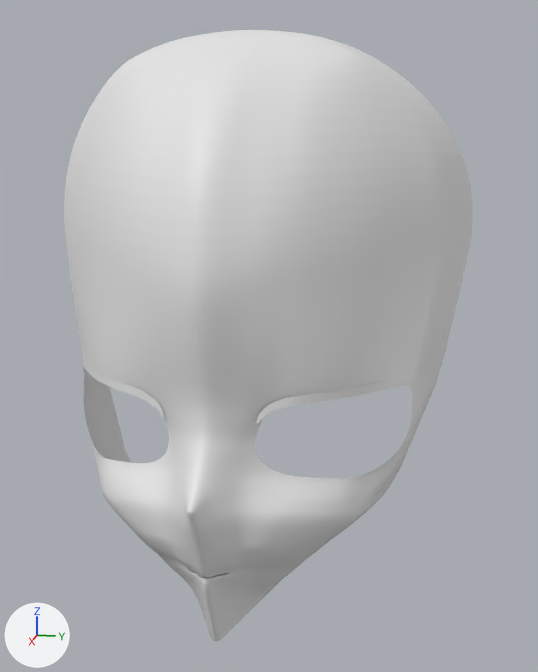
Before and after pictures for a commit that changed the Blender file 3D_Daiko.blend.
Before and after are seen from a camera (50 mm lens) standing at (0.375, 0.104, 0.274) and looking at (-0.037, 0.021, 0.171). Lighting does not change. The marker at lower left points along +X, +Y and +Z.

Names of what the first picture shows: 'Eye', 'Plane'.
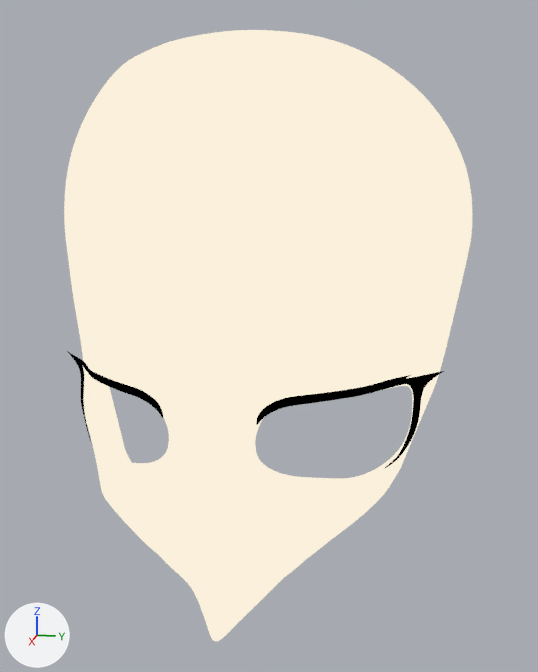
Commit message: materials applied to face

Boxes (x1, y1, x2, y2) around the edits, measured in the pictures (538 x 672 px; the box of a moved part takes in the faces that stretch with it):
'Plane', recoloured (grey to white): (64, 30, 472, 642) in both
'Eye', reshaped: before (86, 364, 391, 424); after (67, 351, 443, 468)
part 1 of me_plane_001, moved or reshaped: before (86, 364, 391, 396); after (67, 351, 443, 468)
part 2 of me_plane_001, moved or reshaped: before (140, 390, 283, 424); after (140, 390, 283, 425)
part 3 of me_plane_001, recoloured (grey to black): (105, 384, 348, 408) in both

Edits to the bpy script that builds the scene:
```text
Add mat_material:
    mat_material = emission_material('Material')
    mat_material.base_color = (0.0, 0.0, 0.0)  # black #000000
Add mat_example_skin:
    mat_example_skin = bpy.data.materials.new('Example Skin')
    # nodes: Mix, OutputMaterial, ValToRGB
    # colours: black #000000, white #ffffff, pink #c5a0a5, white #faf0db
Change me_plane:
    where me_plane.from_pydata(...)  # 358 vertices, 312 faces; spans x -0.121..0.055, y -0.138..0.0, z -0.001..0.347
    add me_plane.materials.append(mat_example_skin)
Change me_plane_001:
    used by ob_eye; location = (0.0, 0.0, 0.0)
    verts and faces of me_plane_001; kept vertices keep their numbers, new ones are numbered from 22
    before: 8 (0.015, -0.0281, 0.1405), 10 (0.0152, -0.0254, 0.1346), 18 (0.015, -0.0281, 0.1455), 19 (0.0152, -0.0254, 0.1395)
    remove me_plane_001.from_pydata(...)  # 22 vertices, 5 faces, 9 loose edges; spans x -0.0598..0.0263, y -0.1056..-0.0254, z 0.0956..0.2333
    add me_plane_001.from_pydata(...)  # 34 vertices, 16 faces; spans x -0.0701..0.0263, y -0.1228..-0.0254, z 0.0956..0.2333
    me_plane_001 part 1
    4 vertices are removed from x -0.0546..-0.0338, y -0.1039..-0.0923, z 0.098..0.1504
    1 face is deleted
    9 loose edges are deleted
    2 vertices move from x -0.0098..0.0115, y -0.076..-0.0494, z 0.1517..0.1526 to x -0.0085..0.0121, y -0.076..-0.0494, z 0.1517..0.1526
    16 vertices are added at x -0.0701..-0.0207, y -0.1228..-0.0842, z 0.0967..0.151
    12 new faces join them
    me_plane_001 part 2
    add verts[8] = (0.0153, -0.0281, 0.1405)  # moved
    add verts[18] = (0.0153, -0.0281, 0.1455)  # moved
    add verts[10] = (0.0162, -0.0254, 0.1346)  # moved
    add verts[19] = (0.0161, -0.0254, 0.1395)  # moved
    me_plane_001 part 3: 4 faces spanning x -0.0098..0.0162, y -0.076..-0.0254, z 0.1346..0.1526 switch from no material to mat_material (black #000000)
```
